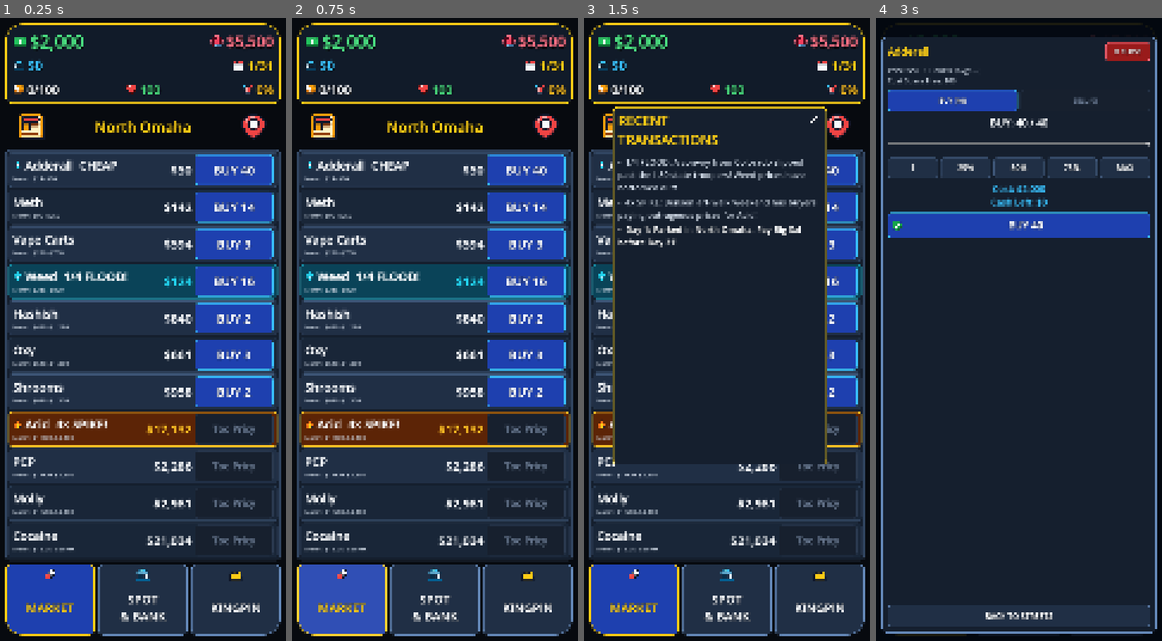
Above: before the commit, frames 1-4 (left to right).
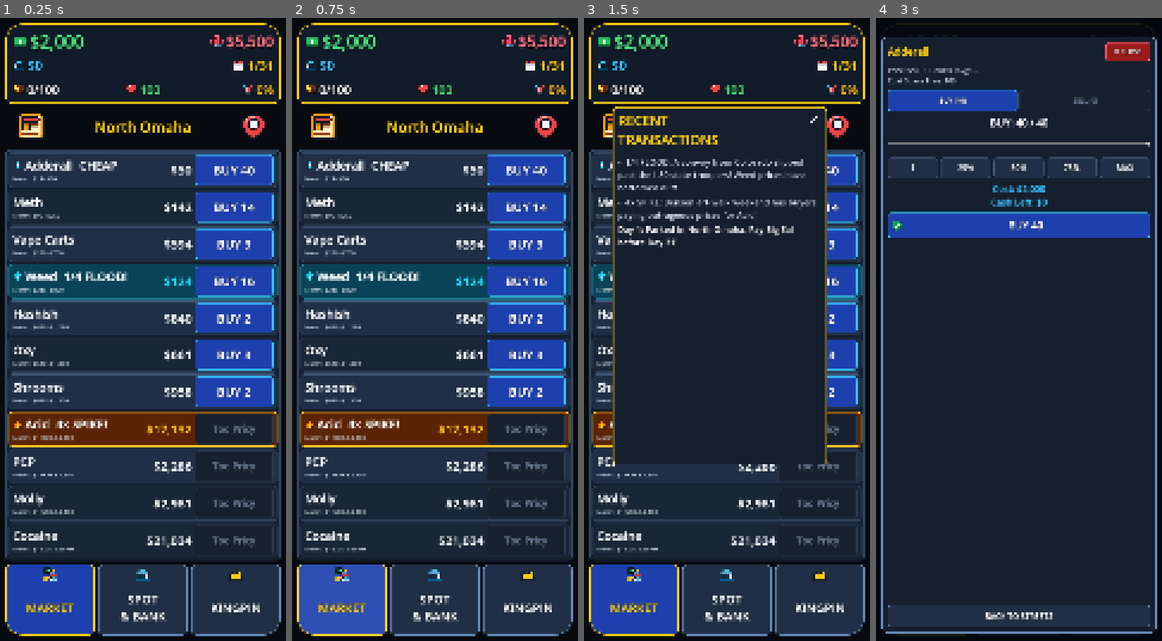
Above: after the commit, the same moments.

Repository: TimGoergen/dope-wars
Game: Godot game, scene res://Main.tscn
Same seed, same stepped clock (60 frames per second), same inputs: the game is played once before the commit and once after it.
Inputs (mouse positions are in pixels of both pictures, inside the frame that each line leads up to):
- Up to frame 1 (0.25 s): no input
- Up to frame 2 (0.75 s): click "MARKET" at 0.5 s
- Up to frame 3 (1.5 s): click (615, 123) at 1.27 s
- Up to frame 4 (3 s): click (1130, 123) at 2.02 s; click (978, 167) at 2.77 s

The runs differ from the first frame. In frame 1, 0.1% of the frame differs, in the area x 5-20%, y 10-91%; in frame 2, 0.1%; in frame 3, 0.7%, in the area x 5-76%, y 10-91%; in frame 4, nothing differs.

Commit message:
Add Option 2B Market SVG icon, updated inventory/app icon, and clean travel log bullets

Diff:
--- a/game/scripts/Main.gd
+++ b/game/scripts/Main.gd
@@ -524,7 +524,7 @@
 	parent.add_child(bar)
 
 	var tab_defs := [
-		["MARKET", "pill", 0],
+		["MARKET", "market", 0],
 		["SPOT\n& BANK", "bank", 1],
 		["KINGPIN", "crown", 2]
 	]
@@ -870,7 +870,8 @@
 		var msg_str := String(state.scanner_log[i])
 		var is_travel := msg_str.contains("Pulled into") or msg_str.contains("Parked in")
 		var col := UiPalette.TEXT_PRIMARY if is_travel else UiPalette.TEXT_SECONDARY
-		var lbl := UiPalette.add_label(_news_expand_vbox, "• " + msg_str, log_font_sz, col, true, is_travel)
+		var line_text := UiIcons.strip_emojis(msg_str) if is_travel else ("• " + msg_str)
+		var lbl := UiPalette.add_label(_news_expand_vbox, line_text, log_font_sz, col, true, is_travel)
 		if is_travel:
 			lbl.add_theme_color_override("font_outline_color", Color(0.0, 0.0, 0.0, 0.90))
 			lbl.add_theme_constant_override("outline_size", 3)
--- a/game/scripts/ui/UiIcons.gd
+++ b/game/scripts/ui/UiIcons.gd
@@ -210,17 +210,22 @@
 			</svg>"""
 		"coat", "inventory":
 			return """<svg xmlns="http://www.w3.org/2000/svg" viewBox="0 0 64 64" width="64" height="64">
-				<rect x="4" y="9" width="56" height="24" rx="7" fill="#0F172A"/>
-				<path d="M 6 29 H 58 V 47 A 8 8 0 0 1 50 55 H 14 A 8 8 0 0 1 6 47 Z" fill="#0F172A"/>
-				<path d="M 9 35 H 55 V 47 A 5 5 0 0 1 50 52 H 14 A 5 5 0 0 1 9 47 Z" fill="#D97706"/>
-				<path d="M 12 12 H 15 V 30 H 12 A 5 5 0 0 1 7 25 V 17 A 5 5 0 0 1 12 12 Z" fill="#F59E0B"/>
-				<rect x="19" y="12" width="26" height="18" fill="#F59E0B"/>
-				<path d="M 49 12 H 52 A 5 5 0 0 1 57 17 V 25 A 5 5 0 0 1 52 30 H 49 Z" fill="#F59E0B"/>
-				<rect x="15" y="12" width="4" height="23" fill="#F8FAFC"/>
-				<rect x="45" y="12" width="4" height="23" fill="#F8FAFC"/>
-				<rect x="9" y="30" width="46" height="5" fill="#F8FAFC"/>
-				<rect x="24" y="24" width="16" height="16" rx="5" fill="#F8FAFC"/>
-				<rect x="29.5" y="37" width="5" height="8" rx="2.5" fill="#F8FAFC"/>
+				<rect x="4" y="9" width="56" height="24" rx="7" fill="#090D16"/>
+				<path d="M 6 29 H 58 V 47 A 8 8 0 0 1 50 55 H 14 A 8 8 0 0 1 6 47 Z" fill="#090D16"/>
+				<path d="M 9 35 H 55 V 47 A 5 5 0 0 1 50 52 H 14 A 5 5 0 0 1 9 47 Z" fill="#5C2406"/>
+				<path d="M 12 12 H 14.5 V 29.5 H 12 A 5 5 0 0 1 7 24.5 V 17 A 5 5 0 0 1 12 12 Z" fill="#78350F"/>
+				<rect x="19.5" y="12" width="25" height="17.5" fill="#78350F"/>
+				<path d="M 49.5 12 H 52 A 5 5 0 0 1 57 17 V 24.5 A 5 5 0 0 1 52 29.5 H 49.5 Z" fill="#78350F"/>
+				<rect x="13.5" y="12" width="7" height="23" fill="#2A1003"/>
+				<rect x="43.5" y="12" width="7" height="23" fill="#2A1003"/>
+				<rect x="9" y="28.5" width="46" height="8" fill="#2A1003"/>
+				<rect x="22" y="22" width="20" height="20" rx="6.5" fill="#2A1003"/>
+				<rect x="27.5" y="36" width="9" height="11" rx="4" fill="#2A1003"/>
+				<rect x="15" y="12" width="4" height="22.5" fill="#FDE047"/>
+				<rect x="45" y="12" width="4" height="22.5" fill="#FDE047"/>
+				<rect x="9" y="30" width="46" height="5" fill="#FDE047"/>
+				<rect x="24" y="24" width="16" height="16" rx="5" fill="#FDE047"/>
+				<rect x="29.5" y="37" width="5" height="8" rx="2.5" fill="#FDE047"/>
 			</svg>"""
 		"heart":
 			return """<svg xmlns="http://www.w3.org/2000/svg" viewBox="0 0 64 64" width="64" height="64">
@@ -292,12 +297,29 @@
 				<rect x="25.5" y="23" width="9.5" height="13" fill="#0F172A"/>
 				<rect x="44.5" y="23" width="9.5" height="13" fill="#0F172A"/>
 			</svg>"""
-		"pill":
-			return """<svg xmlns="http://www.w3.org/2000/svg" viewBox="0 0 64 64" width="64" height="64">
-				<g transform="rotate(-45 32 32)">
-					<rect x="10" y="20" width="44" height="24" rx="12" fill="#F8FAFC" stroke="#0F172A" stroke-width="3"/>
-					<path d="M32 20 H22 A12 12 0 0 0 22 44 H32 Z" fill="#EF4444" stroke="#0F172A" stroke-width="3"/>
-					<line x1="18" y1="26" x2="28" y2="26" stroke="#FCA5A5" stroke-width="3" stroke-linecap="round"/>
+		"market", "pill":
+			return """<svg xmlns="http://www.w3.org/2000/svg" viewBox="0 0 64 64" width="64" height="64" fill="none">
+				<g transform="scale(2)">
+					<g transform="rotate(-10 10 9)">
+						<rect x="2.5" y="5" width="14.5" height="9" rx="1.8" fill="#15803D" stroke="#0B0F19" stroke-width="1.4"/>
+					</g>
+					<rect x="3.5" y="3.5" width="14.5" height="9" rx="1.8" fill="#4ADE80" stroke="#0B0F19" stroke-width="1.5"/>
+					<circle cx="10.7" cy="8" r="2.2" fill="#166534"/>
+					<circle cx="6" cy="6" r="0.8" fill="#166534"/>
+					<circle cx="15.5" cy="10" r="0.8" fill="#166534"/>
+					<rect x="15.5" y="13.5" width="13.5" height="14.5" rx="2.2" fill="#0F172A" stroke="#CBD5E1" stroke-width="1.5"/>
+					<path d="M16.5 21L19.5 18.8l2.8 2 2.7-2.3 3 2.5v5a1.2 1.2 0 0 1-1.2 1.2h-9.1a1.2 1.2 0 0 1-1.2-1.2V21z" fill="#38BDF8"/>
+					<polygon points="20 26.5 22.5 21.8 25 26.5" fill="#E0F2FE" opacity="0.85"/>
+					<line x1="16.3" y1="16.8" x2="28.2" y2="16.8" stroke="#EF4444" stroke-width="2"/>
+					<g transform="translate(16, 23.5) rotate(-40) scale(1.08)">
+						<path d="M-2.3 0 V-3.2 A2.3 2.3 0 0 1 2.3 -3.2 V0 Z" fill="#EF4444" stroke="#0B0F19" stroke-width="1.4" stroke-linejoin="round"/>
+						<path d="M-2.3 0 H2.3 V3.2 A2.3 2.3 0 0 1 -2.3 3.2 V0 Z" fill="#F8FAFC" stroke="#0B0F19" stroke-width="1.4" stroke-linejoin="round"/>
+						<line x1="-1.1" y1="-3" x2="-1.1" y2="-1" stroke="#FCA5A5" stroke-width="0.9" stroke-linecap="round"/>
+					</g>
+					<path d="M21 5h5.5v5.5" stroke="#FACC15" stroke-width="2.2" stroke-linecap="round" stroke-linejoin="round" fill="none"/>
+					<path d="M26.5 5 21.5 10" stroke="#FACC15" stroke-width="2.2" stroke-linecap="round" fill="none"/>
+					<path d="M10.5 27H5v-5.5" stroke="#FACC15" stroke-width="2.2" stroke-linecap="round" stroke-linejoin="round" fill="none"/>
+					<path d="M5 27l5-5" stroke="#FACC15" stroke-width="2.2" stroke-linecap="round" fill="none"/>
 				</g>
 			</svg>"""
 		"crown":
--- a/game/sim/UiLayoutTest.gd
+++ b/game/sim/UiLayoutTest.gd
@@ -40,7 +40,7 @@
 		push_error("FAIL [Split Strip & SVG Icons]: loc='%s' travel_icon=%s news_size=%s day='%s'" % [loc_lbl.text, str(travel_btn.icon), str(news_icon_rect.size if news_icon_rect else Vector2.ZERO), day_lbl.text])
 		quit(1)
 		return
-	for icon_key in ["cash", "dollar", "shark", "bank", "calend …(71 unchanged characters)… ke", "newspaper_flood", "car", "flag", "pill", "crown", "trash", "gun", "shield" …(153 unchanged characters)…
+	for icon_key in ["cash", "dollar", "shark", "bank", "calend …(71 unchanged characters)… ke", "newspaper_flood", "car", "flag", "market", "pill", "crown", "trash", "gun", "shield" …(153 unchanged characters)…
 		var tex := UiIcons.get_icon(icon_key, 64)
 		if tex == null or tex.get_width() != 64 or tex.get_height() != 64:
 			push_error("FAIL [UiIcons SVG Rasterizer]: icon '%s' failed to rasterize (tex=%s)" % [icon_key, str(tex)])
@@ -59,7 +59,7 @@
 	var expected_h := roundf((1440.0 - scanner_card.get_global_rect().position.y) * 1.25)
 	var first_log_lbl: Label = main._news_expand_vbox.get_child(0) as Label
 	var second_log_lbl: Label = main._news_expand_vbox.get_child(1) as Label
-	if not exp_panel.visible or not main._news_overlay.visible  …(378 unchanged characters)… _log_lbl.has_theme_font_override("font"):
+	if not exp_panel.visible or not main._news_overlay.visible  …(378 unchanged characters)… _log_lbl.has_theme_font_override("font") or not first_log_lbl.text.begins_with("• ") or second_log_lbl.text.begins_with("•"):
 		push_error("FAIL [News Popup Layout]: visible=%s pos=%s size=%s expected_h=%.1f title_sz=%d log_sz=%d" % [str(exp_panel.visible), str(exp_panel.position), str(exp_panel.size), expected_h, news_title.get_theme_font_size("font_size"), first_log_lbl.get_theme_font_size("font_size")])
 		quit(1)
 		return
@@ -69,7 +69,7 @@
 	var tab0_rect: Rect2 = tab0_btn.get_global_rect()
 	var tab0_sb: StyleBoxFlat = tab0_btn.get_theme_stylebox("normal") as StyleBoxFlat
 	var tab2_sb: StyleBoxFlat = tab2_btn.get_theme_stylebox("normal") as StyleBoxFlat
-	if tab0_rect.size.y < 196.0 or tab0_rect.end.y > 2353.0 or tab0_sb.corner_radius_bottom_left != 64 or tab2_sb.corner_radius_bottom_right != 64:
+	if tab0_rect.size.y < 196.0 or tab0_rect.end.y > 2353.0 or tab0_sb.corner_radius_bottom_left != 64 or tab2_sb.corner_radius_bottom_right != 64 or tab0_btn.icon != UiIcons.get_icon("market", 60):
 		push_error("FAIL [Bottom Tab Bar]: rect=%s bl=%d br=%d" % [str(tab0_rect), tab0_sb.corner_radius_bottom_left, tab2_sb.corner_radius_bottom_right])
 		quit(1)
 		return
Binary file changed: game/art/branding/dope_wars_icon.png
